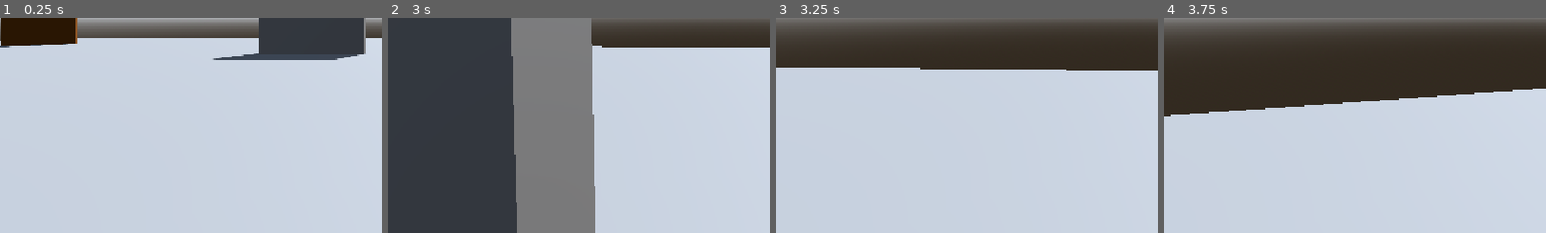
Above: before the commit, frames 1-4 (left to right).
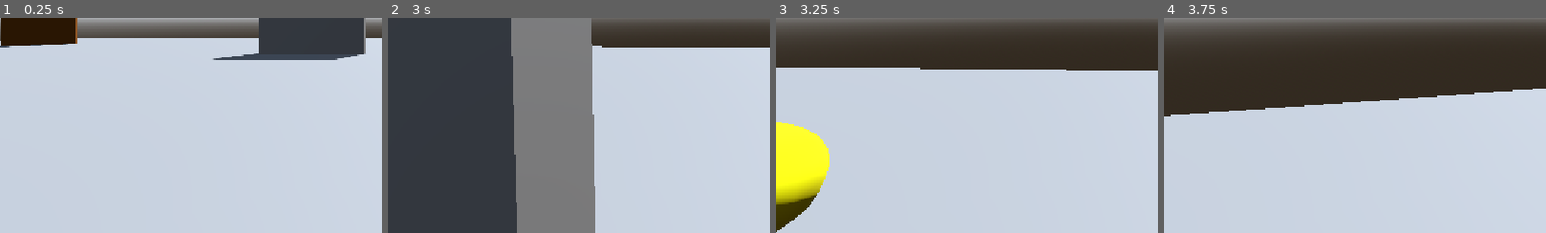
Above: after the commit, the same moments.

Repository: Ryan-M-Smith/SkillIssue
Game: Godot game, scene res://arena_box.tscn
Same seed, same stepped clock (60 frames per second), same inputs: the game is played once before the commit and once after it.
Inputs (mouse positions are % of the whole screen's width and height, from its top left):
- Up to frame 1 (0.25 s): no input
- Up to frame 2 (3 s): tap Enter (ui_accept) at 0.5, 0.77, 1.52 s; move the mouse to (55, 50) at 0.52 s; hold W (ui_up) from 0.53 s (still down); tap Ctrl at 0.6 s; click (55, 50) at 0.67 s; move the mouse to (45, 50) at 1.27 s; tap Space at 1.35 s; move the mouse to (52, 48) at 2.02 s; tap 1 at 2.1 s; move the mouse to (49, 52) at 2.77 s; tap L at 2.85 s; click (49, 52) at 2.92 s
- Up to frame 3 (3.25 s): keep holding W (ui_up); tap Enter (ui_accept) at 3.02 s
- Up to frame 4 (3.75 s): keep holding W (ui_up); move the mouse to (57, 51) at 3.52 s; tap J at 3.6 s
The pictures show only the part of the screen within x 0-50%, y 50-100%; the shares and areas given below are measured in that part.

Frames 1-2 are identical in both runs. In frame 3, 5.1% of the frame differs, in the area x 0-14%, y 48-100%; in frame 4, nothing differs.

Commit message:
weapon spawns added

Diff:
--- a/apps/game/arena_box.tscn
+++ b/apps/game/arena_box.tscn
@@ -3,7 +3,10 @@
 [ext_resource type="Material" uid="uid://dalrh4aoojdi7" path="res://spawnpoint_color.tres" id="1_yvyj0"]
 [ext_resource type="Material" uid="uid://dljsq8kc0c8nw" path="res://wallcolor.tres" id="2_2wrcj"]
 [ext_resource type="Material" uid="uid://dgdel63js7ym4" path="res://healthpickup.tres" id="2_sija8"]
+[ext_resource type="Material" uid="uid://dyasjlxrj2kxd" path="res://shotgunpickupcolor.tres" id="3_tj2tj"]
 [ext_resource type="Script" uid="uid://cek53ng3g4dyi" path="res://PlayerMovement.gd" id="3_vrfma"]
+[ext_resource type="Material" uid="uid://7j42omtwv2j8" path="res://sniperpickupcolor.tres" id="4_reqvt"]
+[ext_resource type="Material" uid="uid://dkjvd2uu5plc4" path="res://bigcovercolor.tres" id="4_vrfma"]
 
 [sub_resource type="ProceduralSkyMaterial" id="ProceduralSkyMaterial_sija8"]
 sky_horizon_color = Color(0.66224277, 0.6717428, 0.6867428, 1)
@@ -19,9 +22,6 @@
 [sub_resource type="StandardMaterial3D" id="StandardMaterial3D_vrfma"]
 albedo_color = Color(0.54509807, 0.52156866, 0.73333335, 1)
 
-[sub_resource type="StandardMaterial3D" id="StandardMaterial3D_yf5fn"]
-albedo_color = Color(0.39181867, 0.39181864, 0.39181864, 1)
-
 [sub_resource type="BoxMesh" id="BoxMesh_p1u0y"]
 size = Vector3(5, 4, 0.5)
 
@@ -47,61 +47,82 @@
 
 [node name="Spawns" type="Node3D" parent="Terrain" unique_id=361325905]
 
-[node name="Spawn1" type="CSGCylinder3D" parent="Terrain/Spawns" unique_id=1905326114]
+[node name="HealthPickups" type="Node" parent="Terrain/Spawns" unique_id=144472983]
+
+[node name="HealthPickup" type="CSGSphere3D" parent="Terrain/Spawns/HealthPickups" unique_id=1920780753]
+transform = Transform3D(1, 0, 0, 0, 1, 0, 0, 0, 1, 21.5, 1.5, 9)
+rings = 16
+material = ExtResource("2_sija8")
+
+[node name="HealthPickup2" type="CSGSphere3D" parent="Terrain/Spawns/HealthPickups" unique_id=222146989]
+transform = Transform3D(1, 0, 0, 0, 1, 0, 0, 0, 1, 21.5, 1.5, -9)
+rings = 16
+material = ExtResource("2_sija8")
+
+[node name="HealthPickup3" type="CSGSphere3D" parent="Terrain/Spawns/HealthPickups" unique_id=2055309413]
+transform = Transform3D(1, 0, 0, 0, 1, 0, 0, 0, 1, -21.5, 1.5, 9)
+rings = 16
+material = ExtResource("2_sija8")
+
+[node name="HealthPickup4" type="CSGSphere3D" parent="Terrain/Spawns/HealthPickups" unique_id=1285807794]
+transform = Transform3D(1, 0, 0, 0, 1, 0, 0, 0, 1, -21.5, 1.5, -9)
+rings = 16
+material = ExtResource("2_sija8")
+
+[node name="ArmorPickups" type="Node" parent="Terrain/Spawns" unique_id=1459798194]
+
+[node name="ArmorPickup" type="CSGSphere3D" parent="Terrain/Spawns/ArmorPickups" unique_id=1261700422]
+transform = Transform3D(1, 0, 0, 0, 1, 0, 0, 0, 1, 21.5, 1.5, 7)
+rings = 16
+material = SubResource("StandardMaterial3D_vrfma")
+
+[node name="ArmorPickup2" type="CSGSphere3D" parent="Terrain/Spawns/ArmorPickups" unique_id=1406720118]
+transform = Transform3D(1, 0, 0, 0, 1, 0, 0, 0, 1, 21.5, 1.5, -7)
+rings = 16
+material = SubResource("StandardMaterial3D_vrfma")
+
+[node name="ArmorPickup3" type="CSGSphere3D" parent="Terrain/Spawns/ArmorPickups" unique_id=1354149820]
+transform = Transform3D(1, 0, 0, 0, 1, 0, 0, 0, 1, -21.5, 1.5, 7)
+rings = 16
+material = SubResource("StandardMaterial3D_vrfma")
+
+[node name="ArmorPickup4" type="CSGSphere3D" parent="Terrain/Spawns/ArmorPickups" unique_id=1145489696]
+transform = Transform3D(1, 0, 0, 0, 1, 0, 0, 0, 1, -21.5, 1.5, -7)
+rings = 16
+material = SubResource("StandardMaterial3D_vrfma")
+
+[node name="PlayerSpawns" type="Node" parent="Terrain/Spawns" unique_id=876395034]
+
+[node name="Spawn1" type="CSGCylinder3D" parent="Terrain/Spawns/PlayerSpawns" unique_id=1905326114]
 transform = Transform3D(1, 0, 0, 0, 1, 0, 0, 0, 1, 20, 1.5, 20)
 material = ExtResource("1_yvyj0")
 
-[node name="Spawn2" type="CSGCylinder3D" parent="Terrain/Spawns" unique_id=718744134]
+[node name="Spawn2" type="CSGCylinder3D" parent="Terrain/Spawns/PlayerSpawns" unique_id=718744134]
 transform = Transform3D(1, 0, 0, 0, 1, 0, 0, 0, 1, -20, 1.5, 20)
 material = ExtResource("1_yvyj0")
 
-[node name="Spawn3" type="CSGCylinder3D" parent="Terrain/Spawns" unique_id=711576396]
+[node name="Spawn3" type="CSGCylinder3D" parent="Terrain/Spawns/PlayerSpawns" unique_id=711576396]
 transform = Transform3D(1, 0, 0, 0, 1, 0, 0, 0, 1, -20, 1.5, -20)
 material = ExtResource("1_yvyj0")
 
-[node name="Spawn4" type="CSGCylinder3D" parent="Terrain/Spawns" unique_id=1312921627]
+[node name="Spawn4" type="CSGCylinder3D" parent="Terrain/Spawns/PlayerSpawns" unique_id=1312921627]
 transform = Transform3D(1, 0, 0, 0, 1, 0, 0, 0, 1, 20, 1.5, -20)
 material = ExtResource("1_yvyj0")
 
-[node name="HealthPickup" type="CSGSphere3D" parent="Terrain/Spawns" unique_id=1920780753]
-transform = Transform3D(1, 0, 0, 0, 1, 0, 0, 0, 1, 21.5, 1.5, 9)
-rings = 16
-material = ExtResource("2_sija8")
-
-[node name="ArmorPickup" type="CSGSphere3D" parent="Terrain/Spawns" unique_id=1261700422]
-transform = Transform3D(1, 0, 0, 0, 1, 0, 0, 0, 1, 21.5, 1.5, 7)
-rings = 16
-material = SubResource("StandardMaterial3D_vrfma")
-
-[node name="ArmorPickup2" type="CSGSphere3D" parent="Terrain/Spawns" unique_id=1406720118]
-transform = Transform3D(1, 0, 0, 0, 1, 0, 0, 0, 1, 21.5, 1.5, -7)
-rings = 16
-material = SubResource("StandardMaterial3D_vrfma")
-
-[node name="HealthPickup2" type="CSGSphere3D" parent="Terrain/Spawns" unique_id=222146989]
-transform = Transform3D(1, 0, 0, 0, 1, 0, 0, 0, 1, 21.5, 1.5, -9)
-rings = 16
-material = ExtResource("2_sija8")
-
-[node name="HealthPickup3" type="CSGSphere3D" parent="Terrain/Spawns" unique_id=2055309413]
-transform = Transform3D(1, 0, 0, 0, 1, 0, 0, 0, 1, -21.5, 1.5, 9)
-rings = 16
-material = ExtResource("2_sija8")
-
-[node name="ArmorPickup3" type="CSGSphere3D" parent="Terrain/Spawns" unique_id=1354149820]
-transform = Transform3D(1, 0, 0, 0, 1, 0, 0, 0, 1, -21.5, 1.5, 7)
-rings = 16
-material = SubResource("StandardMaterial3D_vrfma")
-
-[node name="ArmorPickup4" type="CSGSphere3D" parent="Terrain/Spawns" unique_id=1145489696]
-transform = Transform3D(1, 0, 0, 0, 1, 0, 0, 0, 1, -21.5, 1.5, -7)
-rings = 16
-material = SubResource("StandardMaterial3D_vrfma")
-
-[node name="HealthPickup4" type="CSGSphere3D" parent="Terrain/Spawns" unique_id=1285807794]
-transform = Transform3D(1, 0, 0, 0, 1, 0, 0, 0, 1, -21.5, 1.5, -9)
-rings = 16
-material = ExtResource("2_sija8")
+[node name="ShotgunSpawn" type="CSGSphere3D" parent="Terrain/Spawns" unique_id=2100700433]
+transform = Transform3D(1, 0, 0, 0, 1, 0, 0, 0, 1, 0, 1.5, -16)
+rings = 16
+material = ExtResource("3_tj2tj")
+
+[node name="ShotgunSpawn2" type="CSGSphere3D" parent="Terrain/Spawns" unique_id=448019255]
+transform = Transform3D(1, 0, 0, 0, 1, 0, 0, 0, 1, 0, 1.5, 16)
+rings = 16
+material = ExtResource("3_tj2tj")
+
+[node name="SniperSpawn" type="CSGSphere3D" parent="Terrain/Spawns" unique_id=1151756044]
+transform = Transform3D(1, 0, 0, 0, 1, 0, 0, 0, 1, 0, 2.6, 0)
+rings = 16
+material = ExtResource("4_reqvt")
 
 [node name="Cover" type="Node3D" parent="Terrain" unique_id=763078131]
 
@@ -133,25 +154,25 @@
 transform = Transform3D(-4.371139e-08, 0, 1, 0, 1, 0, -1, 0, -4.371139e-08, 20, 2.45, -8)
 use_collision = true
 size = Vector3(6, 4, 0.5)
-material = SubResource("StandardMaterial3D_yf5fn")
+material = ExtResource("4_vrfma")
 
 [node name="BigCover2" type="CSGBox3D" parent="Terrain/Cover" unique_id=1533379673]
 transform = Transform3D(-4.371139e-08, 0, 1, 0, 1, 0, -1, 0, -4.371139e-08, 20, 2.45, 8)
 use_collision = true
 size = Vector3(6, 4, 0.5)
-material = SubResource("StandardMaterial3D_yf5fn")
+material = ExtResource("4_vrfma")
 
 [node name="BigCover3" type="CSGBox3D" parent="Terrain/Cover" unique_id=231812572]
 transform = Transform3D(-4.371139e-08, 0, 1, 0, 1, 0, -1, 0, -4.371139e-08, -20, 2.45, -8)
 use_collision = true
 size = Vector3(6, 4, 0.5)
-material = SubResource("StandardMaterial3D_yf5fn")
+material = ExtResource("4_vrfma")
 
 [node name="BigCover4" type="CSGBox3D" parent="Terrain/Cover" unique_id=1805670627]
 transform = Transform3D(-4.371139e-08, 0, 1, 0, 1, 0, -1, 0, -4.371139e-08, -20, 2.45, 8)
 use_collision = true
 size = Vector3(6, 4, 0.5)
-material = SubResource("StandardMaterial3D_yf5fn")
+material = ExtResource("4_vrfma")
 
 [node name="MeshInstance3D" type="MeshInstance3D" parent="Terrain" unique_id=2131164514]
 transform = Transform3D(1, 0, 0, 0, 1, 0, 0, 0, 1, 0, 2.5, 14)
@@ -175,6 +196,7 @@
 transform = Transform3D(1, 0, 0, 0, 1, 0, 0, 0, 1, 0, 0.5177579, 0)
 use_collision = true
 size = Vector3(2, 2, 2)
+material = ExtResource("4_vrfma")
 
 [node name="CharacterBody3D" type="CharacterBody3D" parent="." unique_id=1564791814]
 transform = Transform3D(1, 0, 0, 0, 1, 0, 0, 0, 1, 3.342, 1.5, 0)
--- /dev/null
+++ b/apps/game/bigcovercolor.tres
@@ -0,0 +1,4 @@
+[gd_resource type="StandardMaterial3D" format=3 uid="uid://dkjvd2uu5plc4"]
+
+[resource]
+albedo_color = Color(0.39181867, 0.39181864, 0.39181864, 1)
--- /dev/null
+++ b/apps/game/shotgunpickupcolor.tres
@@ -0,0 +1,4 @@
+[gd_resource type="StandardMaterial3D" format=3 uid="uid://dyasjlxrj2kxd"]
+
+[resource]
+albedo_color = Color(1, 1, 0, 1)
--- /dev/null
+++ b/apps/game/sniperpickupcolor.tres
@@ -0,0 +1,4 @@
+[gd_resource type="StandardMaterial3D" format=3 uid="uid://7j42omtwv2j8"]
+
+[resource]
+albedo_color = Color(0, 1, 1, 1)
